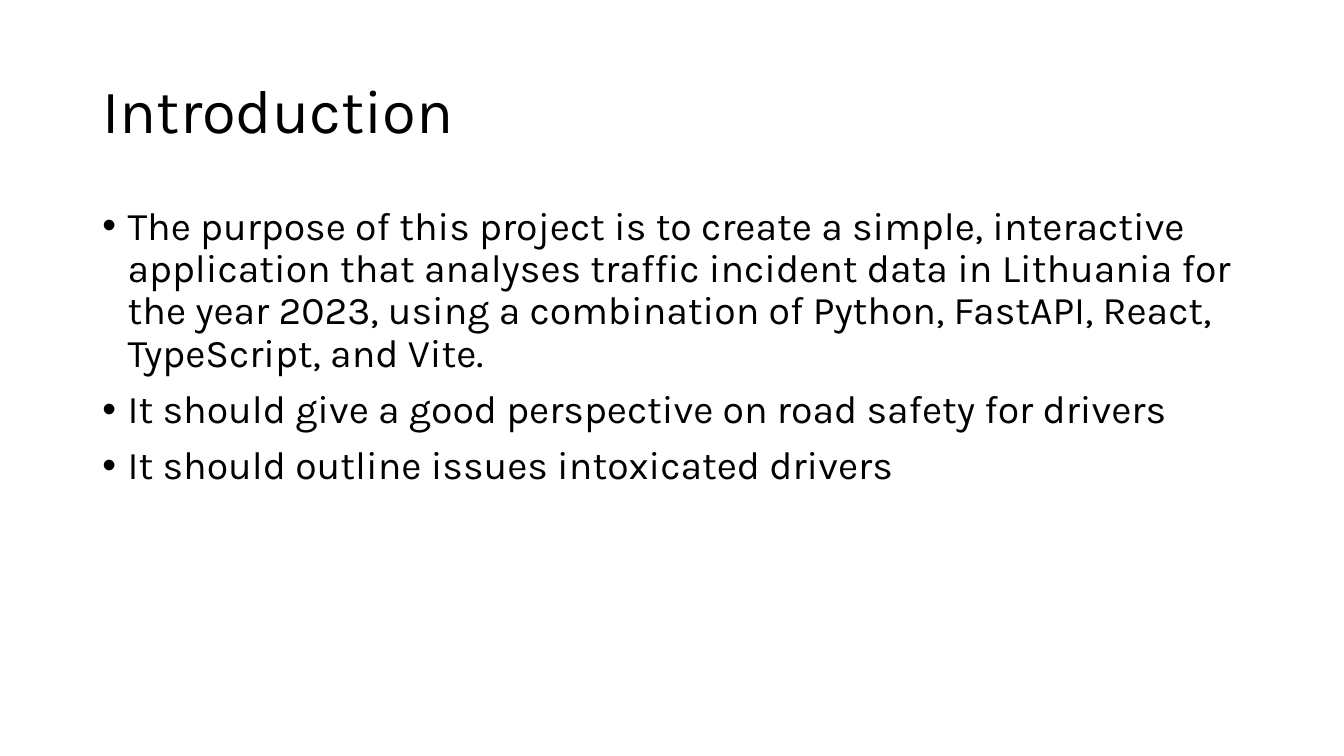
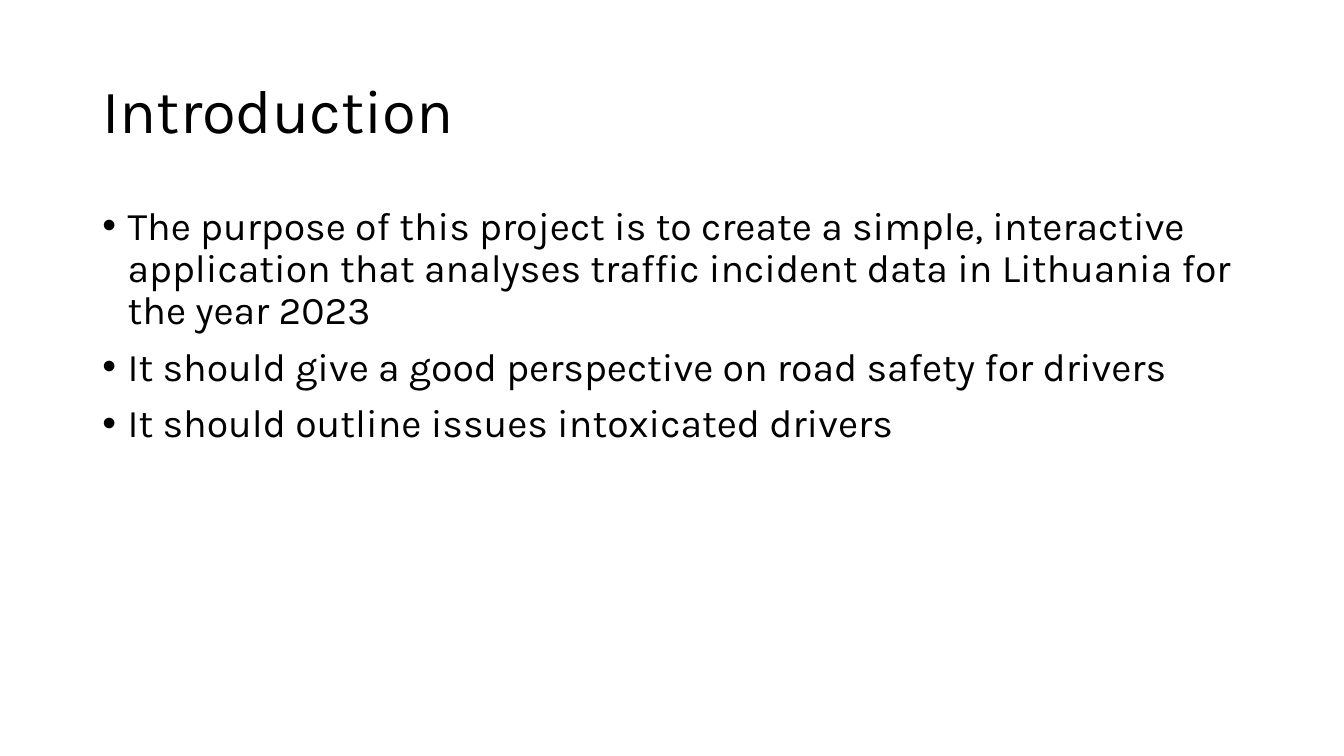
Before and after one commit to tasinzulkernain/business_school_project, a slide deck: slide 3 of ugnius_eirikas_project/data_course_app.pptx (slide 2 before the commit). Drawn at 1344x756 pixels with LibreOffice and Linux fonts; fonts in the diff are those of the drawing. Boxes give left, top, right and bottom in pixels: in the first picture for what was removed or moved away, otherwise in the second. Text is boxed around its words. In the diff, an @@ line names an element or a change of style, - is before the commit and + after.

Commit message:
presentation files

```diff
--- a/ugnius_eirikas_project/data_course_app.pptx
+++ b/ugnius_eirikas_project/data_course_app.pptx
@@ text at (128,213,1231,334): text changed @@
-• The purpose of this project is to create a simple, interactive application that analyses traffic incident data in Lithuania for the year 2023, using a combination of Python, FastAPI, React, TypeScript, and Vite.
+• The purpose of this project is to create a simple, interactive application that analyses traffic incident data in Lithuania for the year 2023
```
Also in this commit, not shown: 2 other slides changed, 3 slides added, 1 slide removed, 1 other file.
